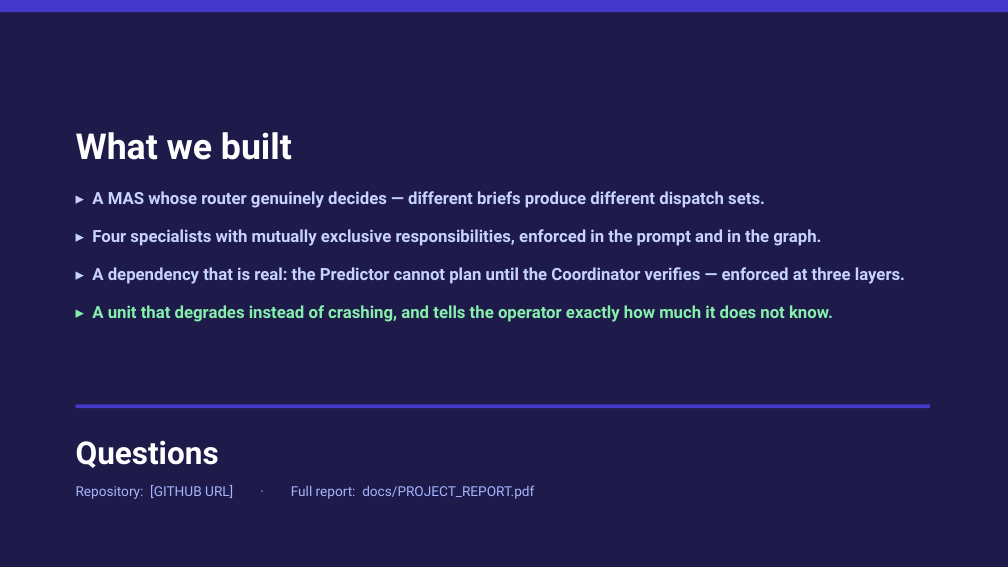
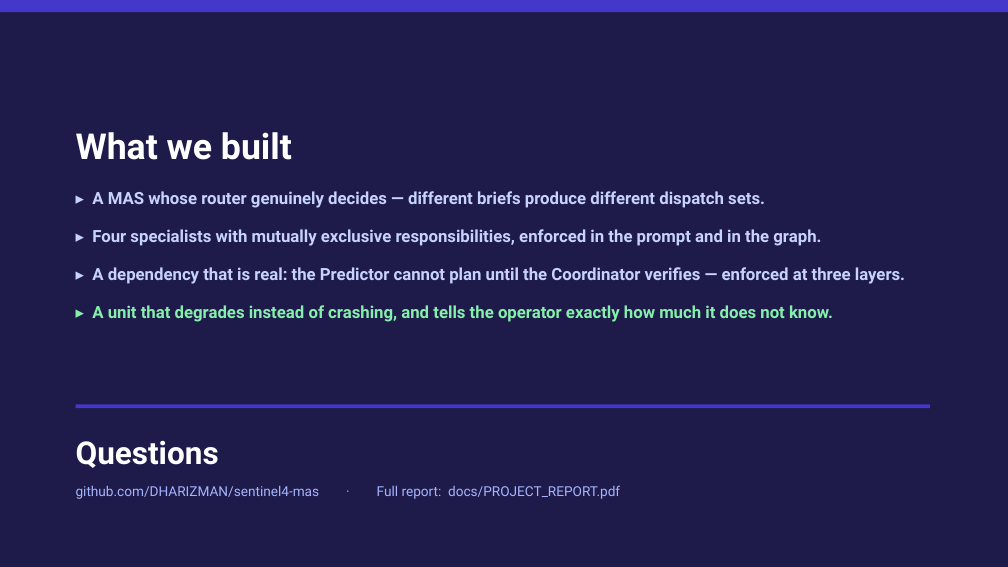
Before and after one commit to DHARIZMAN/sentinel4-mas, a slide deck: slide 15 of docs/PRESENTATION.pptx. Drawn at 1008x567 pixels with LibreOffice and Linux fonts; fonts in the diff are those of the drawing. Boxes give left, top, right and bottom in pixels: in the first picture for what was removed or moved away, otherwise in the second. Text is boxed around its words. In the diff, an @@ line names an element or a change of style, - is before the commit and + after.

```diff
--- a/docs/PRESENTATION.pptx
+++ b/docs/PRESENTATION.pptx
@@ text at (76, 485, 620, 499): text changed @@
-Repository: [GITHUB URL] · Full report: docs/PROJECT_REPORT.pdf
+github.com/DHARIZMAN/sentinel4-mas · Full report: docs/PROJECT_REPORT.pdf
```
Also in this commit, not shown: 3 other files.
